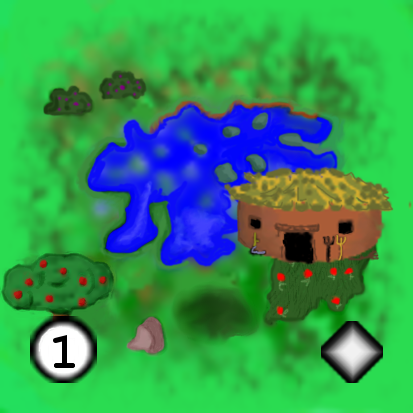
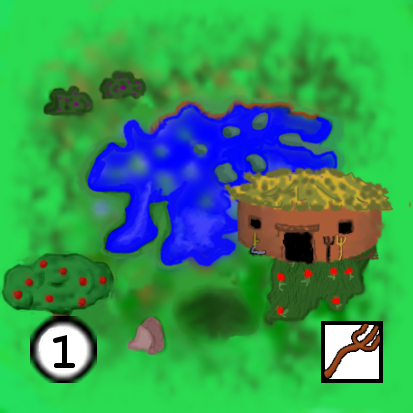
Layered file, before and after one edit (413x413). Changes by layer:
added layer "Icono T1 Leva.png" above "Icono Guardian.png" over [321, 321, 383, 383]
